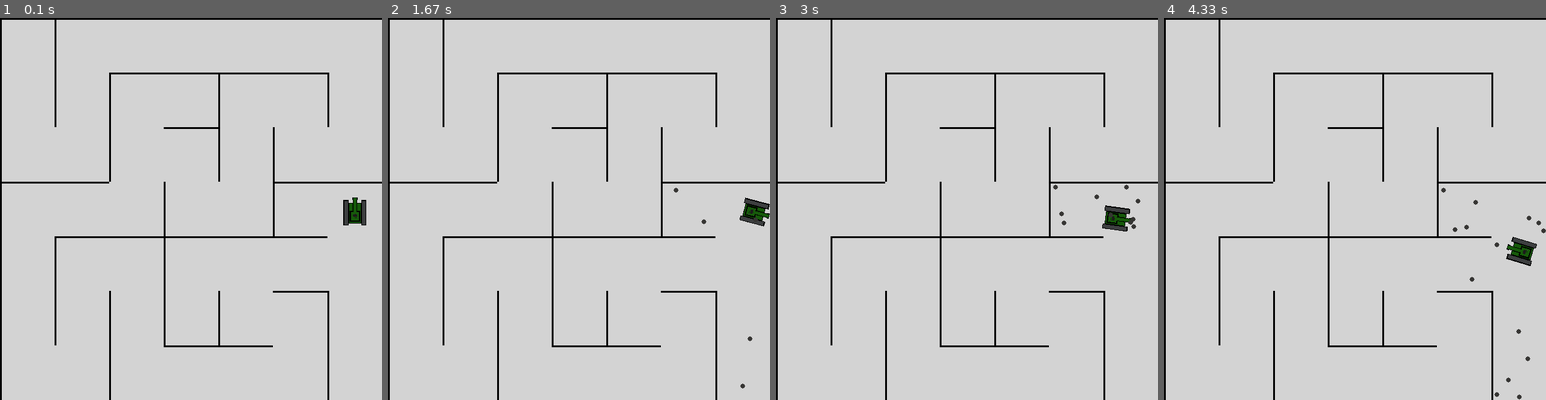
Above: before the commit, frames 1-4 (left to right).
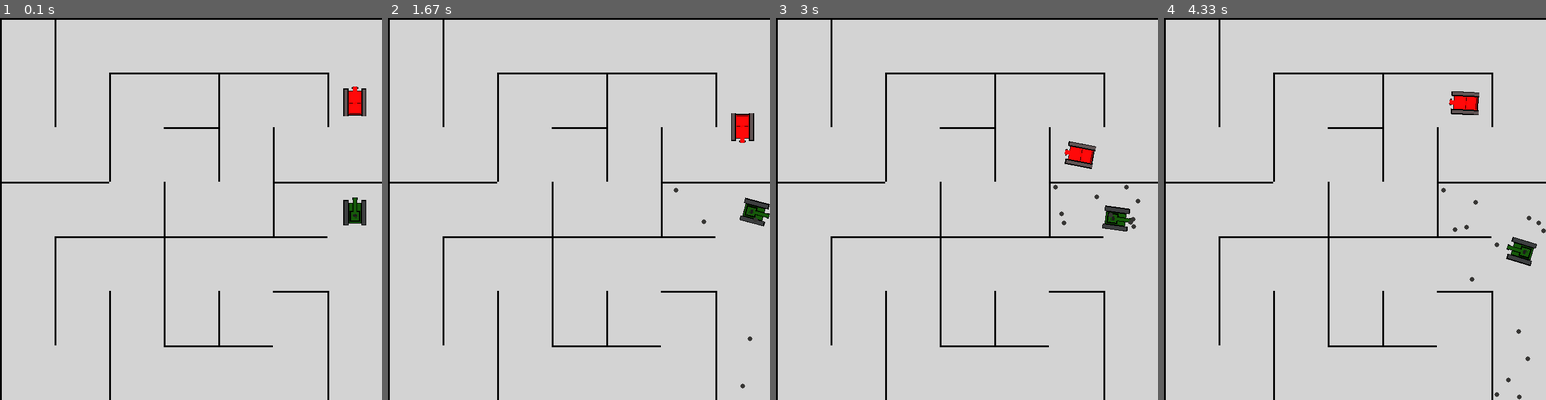
Above: after the commit, the same moments.

Repository: kapysha/TanksPyGame
Game: pygame game, started from main.py
The game is run twice, just before and just after one commit, with the same random seed, the same clock (stepped at 60 frames per second) and the same inputs.
Inputs:
- Up to frame 1 (0.1 s): no input
- Up to frame 2 (1.67 s): tap Space at 0.33, 0.73, 1.03, 1.23, 1.57 s; hold Right 0.67-1.13 s; hold Up 1.17-1.47 s; hold Right from 1.5 s (still down)
- Up to frame 3 (3 s): tap Space at 1.87, 2.07, 2.37, 2.63, 2.97 s; release Right at 1.97 s; hold Left 2-2.53 s; hold Down 2.57-2.87 s; hold Left from 2.9 s (still down)
- Up to frame 4 (4.33 s): tap Space at 3.27, 3.4, 3.8, 4.1 s; release Left at 3.3 s; hold Up 3.33-3.7 s; hold Right from 3.73 s (still down)

The runs differ from the first frame. In frame 1, 0.4% of the frame differs, in the area x 89-96%, y 17-26%; in frame 2, 0.4%; in frame 3, 0.4%; in frame 4, 0.4%.

Commit message:
Добавил бота.

Diff:
--- a/main.py
+++ b/main.py
@@ -1,4 +1,6 @@
 import random
+from collections import deque
+
 import pygame
 from random import choice
 
@@ -12,9 +14,10 @@
 
 all_sprites = pygame.sprite.Group()
 bullets_group = pygame.sprite.Group()
-tanks_group = pygame.sprite.Group()
+players_group = pygame.sprite.Group()
 walls_group_horizontal = pygame.sprite.Group()
 walls_group_vertical = pygame.sprite.Group()
+ai_group = pygame.sprite.Group()
 
 
 class Wall(pygame.sprite.Sprite):
@@ -120,14 +123,19 @@
 generate_maze()  # Генерация лабиринта перед началом игры
 
 
-class Tank(pygame.sprite.Sprite):
-    image = pygame.image.load('tanks/tank_1.png').convert_alpha()
+def load_image(path: str):
+    image = pygame.image.load(path).convert_alpha()
     image = pygame.transform.scale(image, (38, 53))
     original_image = image
     mask = pygame.mask.from_surface(image)
-
-    def __init__(self):
-        super().__init__(all_sprites, tanks_group)  # Modified
+    return image, original_image, mask
+
+
+class Tank(pygame.sprite.Sprite):
+    image, original_image, mask = load_image('tanks/tank_1.png')
+
+    def __init__(self, *groups):
+        super().__init__(*groups)  # Modified
         self.original_image = Tank.original_image
         self.image = self.original_image
         self.angle = 0
@@ -294,9 +302,137 @@
             self.velocity.y *= -1
 
 
-tank = Tank()
+def build_graph(grid_cells, cols, rows):
+    graph = {}
+    for cell in grid_cells:
+        x, y = cell.x, cell.y
+        neighbors = []
+        if not cell.walls['top'] and y > 0:
+            neighbors.append((x, y - 1))
+        if not cell.walls['bottom'] and y < rows - 1:
+            neighbors.append((x, y + 1))
+        if not cell.walls['left'] and x > 0:
+            neighbors.append((x - 1, y))
+        if not cell.walls['right'] and x < cols - 1:
+            neighbors.append((x + 1, y))
+        graph[(x, y)] = neighbors
+    return graph
+
+
+def find_path(graph, start, end):
+    queue = deque([start])
+    distances = {start: 0}  # расстояние
+    predecessors = {start: None}  # хранит предшественника каждой вершины
+
+    while queue:
+        current = queue.popleft()
+        if current == end:
+            break
+        for neighbor in graph.get(current, []):
+            if neighbor not in distances:
+                distances[neighbor] = distances[current] + 1
+                predecessors[neighbor] = current
+                queue.append(neighbor)
+
+    if end not in predecessors:
+        return None  # Путь не найден
+
+    # Восстановление пути
+    path = []
+    current = end
+    while current != start:
+        path.append(current)
+        current = predecessors[current]
+    path.append(start)
+    path.reverse()
+    return path
+
+
+class AITank(Tank):
+    image, original_image, mask = load_image('tanks/tank_2.png')
+
+    def __init__(self, graph, target):
+        super().__init__(all_sprites, ai_group)
+
+        self.original_image = AITank.original_image
+        self.image = self.original_image
+        self.mask = pygame.mask.from_surface(self.image)
+        self.rect = self.image.get_rect(center=self.pos)
+
+        self.graph = graph
+        self.target = target
+        self.path = []
+        self.path_index = 0
+        self.path_update_interval = 0.5  # Интервал обновления пути в секундах
+        self.time_since_last_path = 0.0  # Типо секундомер
+
+    def find_grid_position(self, pos):
+        x, y = int(pos.x // TILE), int(pos.y // TILE)
+        return x, y
+
+    def update_path(self):
+        start = self.find_grid_position(self.pos)
+        end = self.find_grid_position(self.target.pos)
+
+        path = find_path(self.graph, start, end)
+        if path:
+            self.path = path[1:]
+            self.path_index = 0
+        else:
+            self.path = []
+            self.path_index = 0
+
+    def follow_path(self, delta_time):
+        if self.path and self.path_index < len(self.path):
+            target_cell = self.path[self.path_index]
+            target_pos = pygame.math.Vector2(
+                target_cell[0] * TILE + TILE // 2,
+                target_cell[1] * TILE + TILE // 2
+            )
+
+            direction_vector = target_pos - self.pos
+            distance = direction_vector.length()
+
+            if distance < 5:
+                self.path_index += 1
+                return
+
+            desired_angle = direction_vector.angle_to(
+                pygame.math.Vector2(0, -1))  # под каким углом направлен direction_vector относительно "вверх"
+            angle_diff = (desired_angle - self.angle + 180) % 360 - 180  # Чтобы в диапазоне от 180 до -180
+
+            if angle_diff > 5:
+                self.rotate('left', delta_time)
+            elif angle_diff < -5:
+                self.rotate('right', delta_time)
+            else:
+                self.angle = desired_angle
+                self.image = pygame.transform.rotate(self.original_image, self.angle)
+                self.rect = self.image.get_rect(center=self.rect.center)
+                self.mask = pygame.mask.from_surface(self.image)
+
+                self.move(forward=True, delta_time=delta_time)
+
+    def update(self, delta_time, keys_pressed):
+        self.time_since_last_path += delta_time
+        if self.time_since_last_path >= self.path_update_interval:
+            self.update_path()
+            self.time_since_last_path = 0.0
+
+        self.follow_path(delta_time)
+
+    def distance_to_player(self):
+        return (self.pos - self.target.pos).length()
+
+
+graph = build_graph(grid_cells, cols, rows)
+
 for cell in grid_cells:
     cell.draw()
+
+tank = Tank(all_sprites, players_group)
+
+ai_tank = AITank(graph, tank)
 
 running = True
 while running:
Binary file added: tanks/tank_2.png
